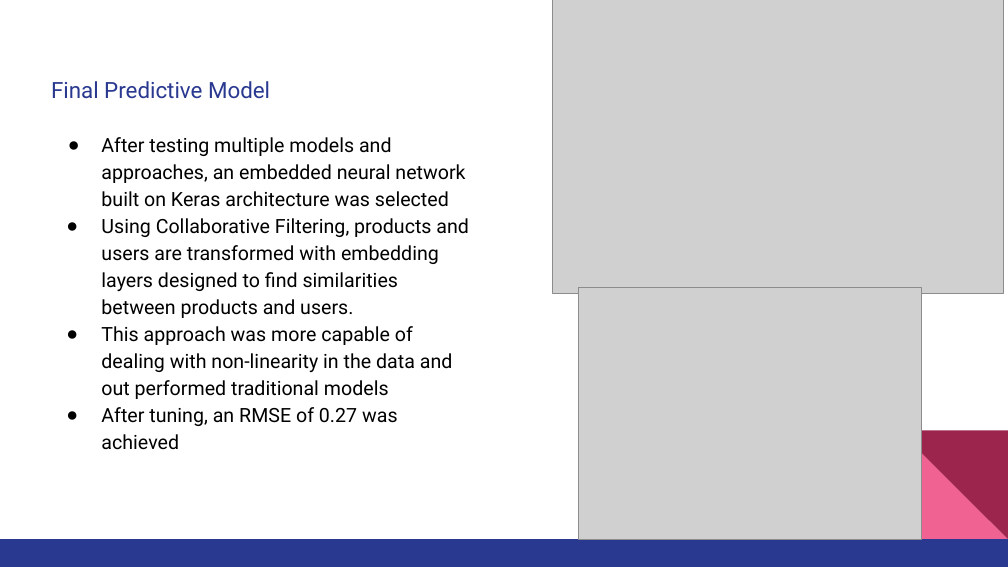
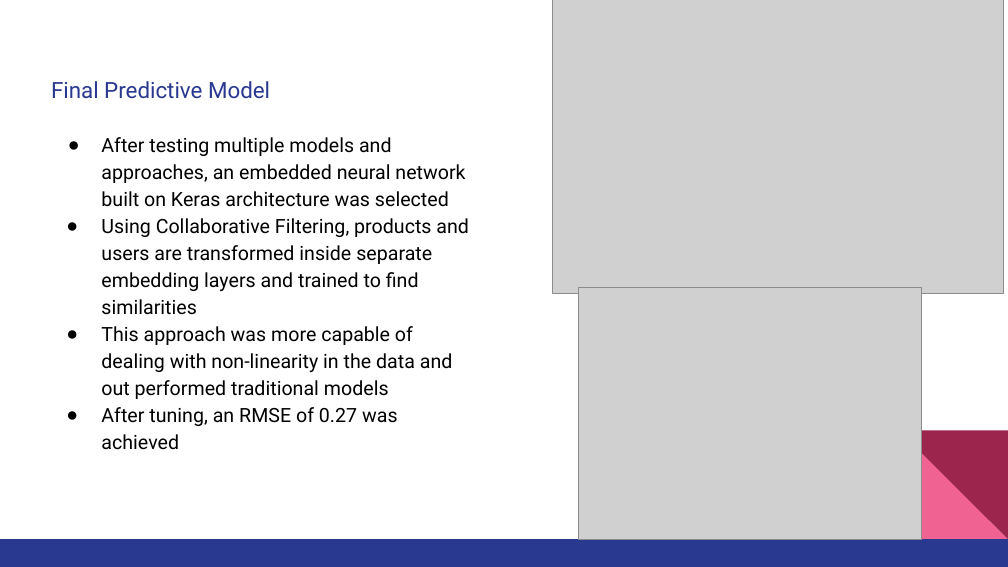
Before and after one commit to wmcfarlan/amazon_recommender, a slide deck: slide 7 of Product Recommender.pptx. Drawn at 1008x567 pixels with LibreOffice and Linux fonts; fonts in the diff are those of the drawing; grey boxes stand for pictures. Boxes give left, top, right and bottom in pixels: in the first picture for what was removed or moved away, otherwise in the second. Text is boxed around its words. In the diff, an @@ line names an element or a change of style, - is before the commit and + after.

```diff
--- a/Product Recommender.pptx
+++ b/Product Recommender.pptx
@@ text at (101,218,469,315): text changed @@
-● Using Collaborative Filtering, products and users are transformed with embedding layers designed to find similarities between products and users.
+● Using Collaborative Filtering, products and users are transformed inside separate embedding layers and trained to find similarities
```
Also in this commit, not shown: 2 other slides changed, 7 other files.
